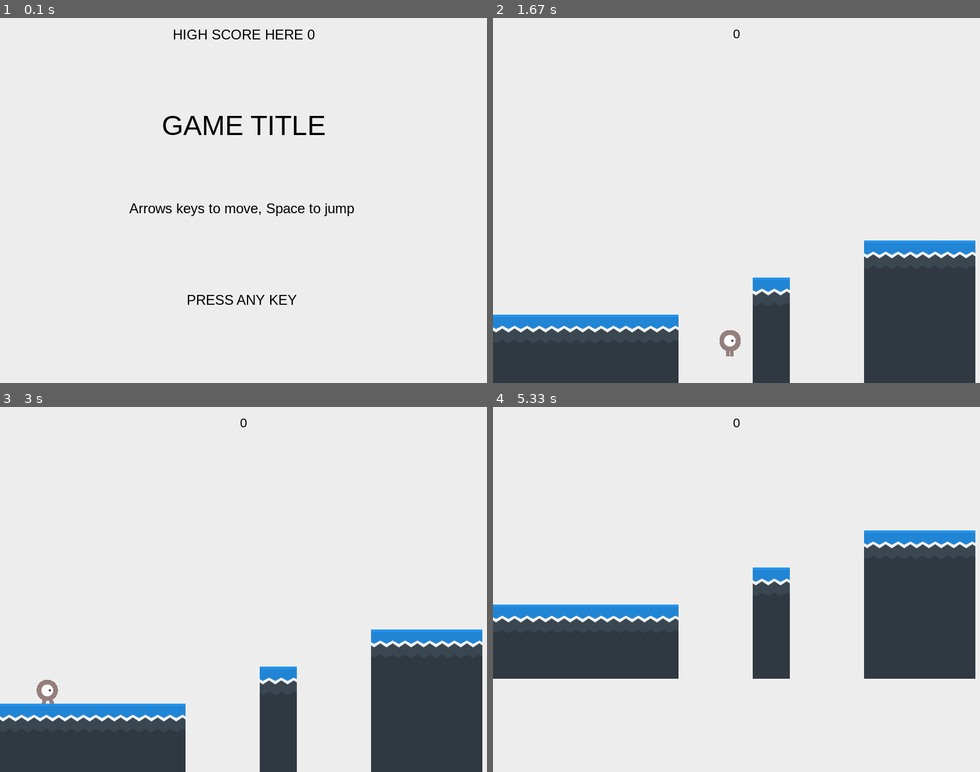
Above: before the commit, frames 1-4 (two rows, left to right).
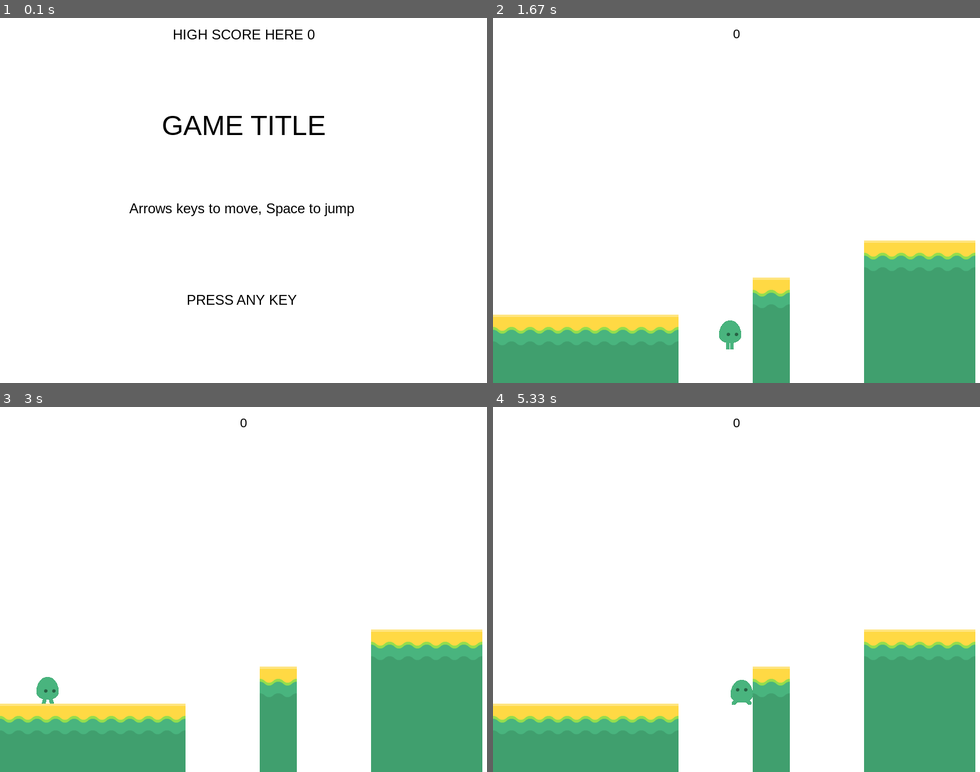
Above: after the commit, the same moments.

Repository: MatthewDudley/PyGame-Platformer
Game: pygame game, started from PlatformOne/main.py
Two runs of this game, one before a commit and one after it. Both use one fixed random seed, a clock stepped at 60 frames per second and the inputs below.
Inputs:
- Up to frame 1 (0.1 s): no input
- Up to frame 2 (1.67 s): tap Enter at 0.33 s; hold Right 0.67-1.13 s; hold Right 1.17-1.63 s
- Up to frame 3 (3 s): hold Left 1.67-2.2 s; hold Left 2.23-2.63 s; hold Right from 2.67 s (still down)
- Up to frame 4 (5.33 s): release Right at 3.3 s; tap Space at 3.33, 3.73, 4.03, 4.23, 4.53, 4.73, 5.03, 5.23 s; hold Left 3.67-4.13 s; hold Right 4.17-4.63 s; hold Right 4.67-5.13 s; hold Left from 5.17 s (still down)

The runs differ from the first frame. In frame 2, 19% of the frame differs, in the area x 0-100%, y 60-100%; in frame 3, 19%; in frame 4, 34%, in the area x 0-100%, y 33-100%.

Commit message:
Updated sprites with different sprite sheet that holds every sprite needed for the theme

Diff:
--- a/PlatformOne/main.py
+++ b/PlatformOne/main.py
@@ -122,14 +122,16 @@
         # collisions
         hits = pg.sprite.spritecollide(self.player, self.platforms, False)
         if hits:
-            lowest = hits[0]
             for hit in hits:
-                if hit.rect.bottom > lowest.rect.bottom:
-                    lowest = hit
-            if self.player.pos.y < lowest.rect.centery:
-                self.player.pos.y = lowest.rect.top
-                self.player.vel.y = 0
-                self.player.jumping = False
+                if self.player.pos.y < hit.rect.left:
+                    self.player.vel.y = 0
+
+                if self.player.pos.y < hit.rect.bottom:
+                    self.player.pos.y = hit.rect.top
+                    self.player.vel.y = 0
+                    self.player.jumping = False
+
+
 
         # Camera movement forward
         if self.player.rect.right > ((2 / 3) * WIDTH):
@@ -174,7 +176,7 @@
 
     def draw(self):
         # Game Loop - draw
-        self.screen.fill(BGCOLOR)
+        self.screen.fill(WHITE)
         self.all_sprites.draw(self.screen)
         self.draw_text(str(self.score), 22, BLACK, WIDTH / 2, 15)
 
@@ -186,7 +188,7 @@
         # game splash/start screen
         pg.mixer.music.load(path.join(self.snd_dir, 'Grasslands-Theme.ogg'))
         pg.mixer.music.play(loops=-1)
-        self.screen.fill(BGCOLOR)
+        self.screen.fill(WHITE)
         self.draw_text(TITLE, 48, BLACK, WIDTH / 2, HEIGHT / 4)
         self.draw_text(MOVE_TEXT, 24, BLACK, WIDTH / 2, HEIGHT / 2)
         self.draw_text(DIR_TEXT, 24, BLACK, WIDTH / 2, HEIGHT * 3/4)
@@ -200,7 +202,7 @@
         # game over/continue
         if not self.running:
             return
-        self.screen.fill(BGCOLOR)
+        self.screen.fill(WHITE)
         self.draw_text(GO_TEXT, 48, BLACK, WIDTH / 2, HEIGHT / 4)
         self.draw_text(SCORE_TEXT + str(self.score), 24, BLACK, WIDTH / 2, HEIGHT / 2)
         self.draw_text(DIR_TEXT, 24, BLACK, WIDTH / 2, HEIGHT * 3 / 4)
--- a/PlatformOne/settings.py
+++ b/PlatformOne/settings.py
@@ -24,7 +24,7 @@
 PLAYER_ACC = 0.75
 PLAYER_FRICTION = -0.10
 PLAYER_GRAV = 1
-PLAYER_JUMP = 18
+PLAYER_JUMP = 17
 
 # start platform(s) (x, y)
 LEVEL_ONE = "LevelOne.txt"
@@ -38,4 +38,4 @@
 BLUE = (0, 0, 255)
 YELLOW = (255, 255, 0)
 LIGHTBLUE = (65, 190, 244)
-BGCOLOR = (237, 237, 237)
+BG = "set2_background.png"
--- a/PlatformOne/sprites.py
+++ b/PlatformOne/sprites.py
@@ -36,44 +36,44 @@
 
         '''
 
-    <SubTexture name="playerGrey_dead.png"	x="890"	y="759"	width="36"	height="39" frameX="-0" frameY="-0" frameWidth="36" frameHeight="39"/>
-	<SubTexture name="playerGrey_duck.png"	x="650"	y="808"	width="56"	height="30" frameX="-0" frameY="-0" frameWidth="56" frameHeight="30"/>
-	<SubTexture name="playerGrey_fall.png"	x="890"	y="616"	width="36"	height="45" frameX="-0" frameY="-0" frameWidth="36" frameHeight="45"/>
-	<SubTexture name="playerGrey_hit.png"	x="710"	y="427"	width="49"	height="36" frameX="-0" frameY="-0" frameWidth="49" frameHeight="36"/>
-	<SubTexture name="playerGrey_roll.png"	x="890"	y="102"	width="36"	height="36" frameX="-0" frameY="-0" frameWidth="36" frameHeight="36"/>
-	<SubTexture name="playerGrey_stand.png"	x="890"	y="799"	width="36"	height="45" frameX="-0" frameY="-0" frameWidth="36" frameHeight="45"/>
-	<SubTexture name="playerGrey_swim1.png"	x="805"	y="823"	width="43"	height="41" frameX="-0" frameY="-0" frameWidth="43" frameHeight="41"/>
-	<SubTexture name="playerGrey_swim2.png"	x="805"	y="656"	width="44"	height="42" frameX="-0" frameY="-0" frameWidth="44" frameHeight="42"/>
-	<SubTexture name="playerGrey_switch1.png"	x="707"	y="705"	width="50"	height="45" frameX="-0" frameY="-0" frameWidth="50" frameHeight="45"/>
-	<SubTexture name="playerGrey_switch2.png"	x="707"	y="608"	width="50"	height="45" frameX="-0" frameY="-0" frameWidth="50" frameHeight="45"/>
-	<SubTexture name="playerGrey_up1.png"	x="927"	y="578"	width="36"	height="45" frameX="-0" frameY="-0" frameWidth="36" frameHeight="45"/>
-	<SubTexture name="playerGrey_up2.png"	x="890"	y="537"	width="37"	height="40" frameX="-0" frameY="-0" frameWidth="37" frameHeight="40"/>
-	<SubTexture name="playerGrey_up3.png"	x="764"	y="55"	width="44"	height="36" frameX="-0" frameY="-0" frameWidth="44" frameHeight="36"/>
-	<SubTexture name="playerGrey_walk1.png"	x="927"	y="791"	width="36"	height="45" frameX="-0" frameY="-0" frameWidth="36" frameHeight="45"/>
-	<SubTexture name="playerGrey_walk2.png"	x="890"	y="417"	width="37"	height="43" frameX="-0" frameY="-0" frameWidth="37" frameHeight="43"/>
-	<SubTexture name="playerGrey_walk3.png"	x="890"	y="494"	width="37"	height="42" frameX="-0" frameY="-0" frameWidth="37" frameHeight="42"/>
-	<SubTexture name="playerGrey_walk4.png"	x="713"	y="343"	width="48"	height="36" frameX="-0" frameY="-0" frameWidth="48" frameHeight="36"/>
-	<SubTexture name="playerGrey_walk5.png"	x="455"	y="682"	width="64"	height="36" frameX="-0" frameY="-0" frameWidth="64" frameHeight="36"/>
-
-        '''
-
-        self.standing_frames = [self.game.spritesheet.get_image(890, 799, 36, 45)]
+    <SubTexture name="playerGreen_dead.png"	x="890"	y="272"	width="38"	height="43" frameX="-0" frameY="-0" frameWidth="38" frameHeight="43"/>
+	<SubTexture name="playerGreen_duck.png"	x="650"	y="573"	width="56"	height="31" frameX="-0" frameY="-0" frameWidth="56" frameHeight="31"/>
+	<SubTexture name="playerGreen_fall.png"	x="890"	y="316"	width="38"	height="49" frameX="-0" frameY="-0" frameWidth="38" frameHeight="49"/>
+	<SubTexture name="playerGreen_hit.png"	x="758"	y="689"	width="46"	height="40" frameX="-0" frameY="-0" frameWidth="46" frameHeight="40"/>
+	<SubTexture name="playerGreen_roll.png"	x="849"	y="599"	width="40"	height="40" frameX="-0" frameY="-0" frameWidth="40" frameHeight="40"/>
+	<SubTexture name="playerGreen_stand.png"	x="890"	y="0"	width="38"	height="50" frameX="-0" frameY="-0" frameWidth="38" frameHeight="50"/>
+	<SubTexture name="playerGreen_swim1.png"	x="849"	y="823"	width="40"	height="53" frameX="-0" frameY="-0" frameWidth="40" frameHeight="53"/>
+	<SubTexture name="playerGreen_swim2.png"	x="808"	y="92"	width="41"	height="54" frameX="-0" frameY="-0" frameWidth="41" frameHeight="54"/>
+	<SubTexture name="playerGreen_switch1.png"	x="707"	y="508"	width="51"	height="50" frameX="-0" frameY="-0" frameWidth="51" frameHeight="50"/>
+	<SubTexture name="playerGreen_switch2.png"	x="707"	y="654"	width="50"	height="50" frameX="-0" frameY="-0" frameWidth="50" frameHeight="50"/>
+	<SubTexture name="playerGreen_up1.png"	x="890"	y="51"	width="38"	height="50" frameX="-0" frameY="-0" frameWidth="38" frameHeight="50"/>
+	<SubTexture name="playerGreen_up2.png"	x="849"	y="877"	width="38"	height="43" frameX="-0" frameY="-0" frameWidth="38" frameHeight="43"/>
+	<SubTexture name="playerGreen_up3.png"	x="849"	y="429"	width="40"	height="39" frameX="-0" frameY="-0" frameWidth="40" frameHeight="39"/>
+	<SubTexture name="playerGreen_walk1.png"	x="890"	y="366"	width="38"	height="50" frameX="-0" frameY="-0" frameWidth="38" frameHeight="50"/>
+	<SubTexture name="playerGreen_walk2.png"	x="889"	y="963"	width="38"	height="48" frameX="-0" frameY="-0" frameWidth="38" frameHeight="48"/>
+	<SubTexture name="playerGreen_walk3.png"	x="889"	y="877"	width="38"	height="48" frameX="-0" frameY="-0" frameWidth="38" frameHeight="48"/>
+	<SubTexture name="playerGreen_walk4.png"	x="713"	y="259"	width="48"	height="43" frameX="-0" frameY="-0" frameWidth="48" frameHeight="43"/>
+	<SubTexture name="playerGreen_walk5.png"	x="455"	y="642"	width="64"	height="39" frameX="-0" frameY="-0" frameWidth="64" frameHeight="39"/>
+
+        '''
+
+        self.standing_frames = [self.game.spritesheet.get_image(890, 0, 38, 50)]
 
         for frame in self.standing_frames:
             frame.set_colorkey(BLACK)
 
-        self.walk_frames_r = [self.game.spritesheet.get_image(927, 791, 36, 45),
-                              self.game.spritesheet.get_image(890, 417, 37, 43),
-                              self.game.spritesheet.get_image(890, 494, 37, 42)]
-                              #self.game.spritesheet.get_image(713, 343, 48, 36),]
-                              #self.game.spritesheet.get_image(455, 682, 64, 36)]
+        self.walk_frames_r = [self.game.spritesheet.get_image(890, 366, 38, 50),
+                              self.game.spritesheet.get_image(889, 963, 38, 48),
+                              self.game.spritesheet.get_image(889, 877, 38, 48)]
+                              #self.game.spritesheet.get_image(713, 259, 48, 43),
+                              #self.game.spritesheet.get_image(455, 642, 64, 39)]
 
         self.walk_frames_l = []
         for frame in self.walk_frames_r:
             frame.set_colorkey(BLACK)
             self.walk_frames_l.append(pg.transform.flip(frame, True, False))
 
-        self.jump_frame = [self.game.spritesheet.get_image(890, 537, 37, 40)]
+        self.jump_frame = [self.game.spritesheet.get_image(849, 877, 38, 43)]
 
         self.jump_frame_l = []
         for frame in self.jump_frame:
@@ -162,40 +162,39 @@
 
         '''
 
-    <SubTexture name="tileBlue_01.png"	x="390"	y="636"	width="64"	height="50" frameX="-0" frameY="-0" frameWidth="64" frameHeight="50"/>
-	<SubTexture name="tileBlue_02.png"	x="390"	y="585"	width="64"	height="50" frameX="-0" frameY="-0" frameWidth="64" frameHeight="50"/>
-	<SubTexture name="tileBlue_03.png"	x="390"	y="520"	width="64"	height="64" frameX="-0" frameY="-0" frameWidth="64" frameHeight="64"/>
-	<SubTexture name="tileBlue_04.png"	x="390"	y="455"	width="64"	height="64" frameX="-0" frameY="-0" frameWidth="64" frameHeight="64"/>
-	<SubTexture name="tileBlue_05.png"	x="390"	y="390"	width="64"	height="64" frameX="-0" frameY="-0" frameWidth="64" frameHeight="64"/>
-	<SubTexture name="tileBlue_06.png"	x="390"	y="325"	width="64"	height="64" frameX="-0" frameY="-0" frameWidth="64" frameHeight="64"/>
-	<SubTexture name="tileBlue_07.png"	x="390"	y="260"	width="64"	height="64" frameX="-0" frameY="-0" frameWidth="64" frameHeight="64"/>
-	<SubTexture name="tileBlue_08.png"	x="390"	y="195"	width="64"	height="64" frameX="-0" frameY="-0" frameWidth="64" frameHeight="64"/>
-	<SubTexture name="tileBlue_09.png"	x="390"	y="130"	width="64"	height="64" frameX="-0" frameY="-0" frameWidth="64" frameHeight="64"/>
-	<SubTexture name="tileBlue_10.png"	x="390"	y="65"	width="64"	height="64" frameX="-0" frameY="-0" frameWidth="64" frameHeight="64"/>
-	<SubTexture name="tileBlue_11.png"	x="390"	y="0"	width="64"	height="64" frameX="-0" frameY="-0" frameWidth="64" frameHeight="64"/>
-	<SubTexture name="tileBlue_12.png"	x="325"	y="947"	width="64"	height="64" frameX="-0" frameY="-0" frameWidth="64" frameHeight="64"/>
-	<SubTexture name="tileBlue_13.png"	x="325"	y="882"	width="64"	height="64" frameX="-0" frameY="-0" frameWidth="64" frameHeight="64"/>
-	<SubTexture name="tileBlue_14.png"	x="325"	y="817"	width="64"	height="64" frameX="-0" frameY="-0" frameWidth="64" frameHeight="64"/>
-	<SubTexture name="tileBlue_15.png"	x="325"	y="752"	width="64"	height="64" frameX="-0" frameY="-0" frameWidth="64" frameHeight="64"/>
-	<SubTexture name="tileBlue_16.png"	x="325"	y="687"	width="64"	height="64" frameX="-0" frameY="-0" frameWidth="64" frameHeight="64"/>
-	<SubTexture name="tileBlue_17.png"	x="325"	y="622"	width="64"	height="64" frameX="-0" frameY="-0" frameWidth="64" frameHeight="64"/>
-	<SubTexture name="tileBlue_18.png"	x="325"	y="557"	width="64"	height="64" frameX="-0" frameY="-0" frameWidth="64" frameHeight="64"/>
-	<SubTexture name="tileBlue_19.png"	x="325"	y="492"	width="64"	height="64" frameX="-0" frameY="-0" frameWidth="64" frameHeight="64"/>
-	<SubTexture name="tileBlue_20.png"	x="390"	y="882"	width="64"	height="64" frameX="-0" frameY="-0" frameWidth="64" frameHeight="64"/>
-	<SubTexture name="tileBlue_21.png"	x="325"	y="362"	width="64"	height="64" frameX="-0" frameY="-0" frameWidth="64" frameHeight="64"/>
-	<SubTexture name="tileBlue_22.png"	x="325"	y="297"	width="64"	height="64" frameX="-0" frameY="-0" frameWidth="64" frameHeight="64"/>
-	<SubTexture name="tileBlue_23.png"	x="325"	y="232"	width="64"	height="64" frameX="-0" frameY="-0" frameWidth="64" frameHeight="64"/>
-	<SubTexture name="tileBlue_24.png"	x="325"	y="167"	width="64"	height="64" frameX="-0" frameY="-0" frameWidth="64" frameHeight="64"/>
-	<SubTexture name="tileBlue_25.png"	x="325"	y="102"	width="64"	height="64" frameX="-0" frameY="-0" frameWidth="64" frameHeight="64"/>
-	<SubTexture name="tileBlue_26.png"	x="325"	y="51"	width="64"	height="50" frameX="-0" frameY="-0" frameWidth="64" frameHeight="50"/>
-	<SubTexture name="tileBlue_27.png"	x="325"	y="0"	width="64"	height="50" frameX="-0" frameY="-0" frameWidth="64" frameHeight="50"/>
-
-
-        '''
-
-
-        images = [self.game.spritesheet.get_image(390, 390, 64, 64),
-                  self.game.spritesheet.get_image(390, 520, 64, 64)]
+    <SubTexture name="tileYellow_01.png"	x="65"	y="574"	width="64"	height="53" frameX="-0" frameY="-0" frameWidth="64" frameHeight="53"/>
+	<SubTexture name="tileYellow_02.png"	x="65"	y="520"	width="64"	height="53" frameX="-0" frameY="-0" frameWidth="64" frameHeight="53"/>
+	<SubTexture name="tileYellow_03.png"	x="0"	y="964"	width="64"	height="53" frameX="-0" frameY="-0" frameWidth="64" frameHeight="53"/>
+	<SubTexture name="tileYellow_04.png"	x="585"	y="260"	width="64"	height="64" frameX="-0" frameY="-0" frameWidth="64" frameHeight="64"/>
+	<SubTexture name="tileYellow_05.png"	x="65"	y="455"	width="64"	height="64" frameX="-0" frameY="-0" frameWidth="64" frameHeight="64"/>
+	<SubTexture name="tileYellow_06.png"	x="65"	y="390"	width="64"	height="64" frameX="-0" frameY="-0" frameWidth="64" frameHeight="64"/>
+	<SubTexture name="tileYellow_07.png"	x="65"	y="325"	width="64"	height="64" frameX="-0" frameY="-0" frameWidth="64" frameHeight="64"/>
+	<SubTexture name="tileYellow_08.png"	x="65"	y="260"	width="64"	height="64" frameX="-0" frameY="-0" frameWidth="64" frameHeight="64"/>
+	<SubTexture name="tileYellow_09.png"	x="65"	y="195"	width="64"	height="64" frameX="-0" frameY="-0" frameWidth="64" frameHeight="64"/>
+	<SubTexture name="tileYellow_10.png"	x="65"	y="130"	width="64"	height="64" frameX="-0" frameY="-0" frameWidth="64" frameHeight="64"/>
+	<SubTexture name="tileYellow_11.png"	x="65"	y="65"	width="64"	height="64" frameX="-0" frameY="-0" frameWidth="64" frameHeight="64"/>
+	<SubTexture name="tileYellow_12.png"	x="65"	y="0"	width="64"	height="64" frameX="-0" frameY="-0" frameWidth="64" frameHeight="64"/>
+	<SubTexture name="tileYellow_13.png"	x="0"	y="899"	width="64"	height="64" frameX="-0" frameY="-0" frameWidth="64" frameHeight="64"/>
+	<SubTexture name="tileYellow_14.png"	x="0"	y="834"	width="64"	height="64" frameX="-0" frameY="-0" frameWidth="64" frameHeight="64"/>
+	<SubTexture name="tileYellow_15.png"	x="0"	y="769"	width="64"	height="64" frameX="-0" frameY="-0" frameWidth="64" frameHeight="64"/>
+	<SubTexture name="tileYellow_16.png"	x="0"	y="704"	width="64"	height="64" frameX="-0" frameY="-0" frameWidth="64" frameHeight="64"/>
+	<SubTexture name="tileYellow_17.png"	x="0"	y="639"	width="64"	height="64" frameX="-0" frameY="-0" frameWidth="64" frameHeight="64"/>
+	<SubTexture name="tileYellow_18.png"	x="0"	y="574"	width="64"	height="64" frameX="-0" frameY="-0" frameWidth="64" frameHeight="64"/>
+	<SubTexture name="tileYellow_19.png"	x="0"	y="509"	width="64"	height="64" frameX="-0" frameY="-0" frameWidth="64" frameHeight="64"/>
+	<SubTexture name="tileYellow_20.png"	x="0"	y="444"	width="64"	height="64" frameX="-0" frameY="-0" frameWidth="64" frameHeight="64"/>
+	<SubTexture name="tileYellow_21.png"	x="0"	y="379"	width="64"	height="64" frameX="-0" frameY="-0" frameWidth="64" frameHeight="64"/>
+	<SubTexture name="tileYellow_22.png"	x="0"	y="314"	width="64"	height="64" frameX="-0" frameY="-0" frameWidth="64" frameHeight="64"/>
+	<SubTexture name="tileYellow_23.png"	x="0"	y="249"	width="64"	height="64" frameX="-0" frameY="-0" frameWidth="64" frameHeight="64"/>
+	<SubTexture name="tileYellow_24.png"	x="0"	y="184"	width="64"	height="64" frameX="-0" frameY="-0" frameWidth="64" frameHeight="64"/>
+	<SubTexture name="tileYellow_25.png"	x="0"	y="119"	width="64"	height="64" frameX="-0" frameY="-0" frameWidth="64" frameHeight="64"/>
+	<SubTexture name="tileYellow_26.png"	x="0"	y="54"	width="64"	height="64" frameX="-0" frameY="-0" frameWidth="64" frameHeight="64"/>
+	<SubTexture name="tileYellow_27.png"	x="0"	y="0"	width="64"	height="53" frameX="-0" frameY="-0" frameWidth="64" frameHeight="53"/>
+
+        '''
+
+
+        images = [self.game.spritesheet.get_image(65, 390, 64, 64),
+                  self.game.spritesheet.get_image(585, 260, 64, 64)]
 
         self.image = images[type]
         self.image.set_colorkey(BLACK)
--- a/_mac/laf.xml
+++ /dev/null
@@ -1,5 +0,0 @@
-<application>
-  <component name="LafManager">
-    <laf class-name="com.intellij.ide.ui.laf.IntelliJLaf" />
-  </component>
-</application>
